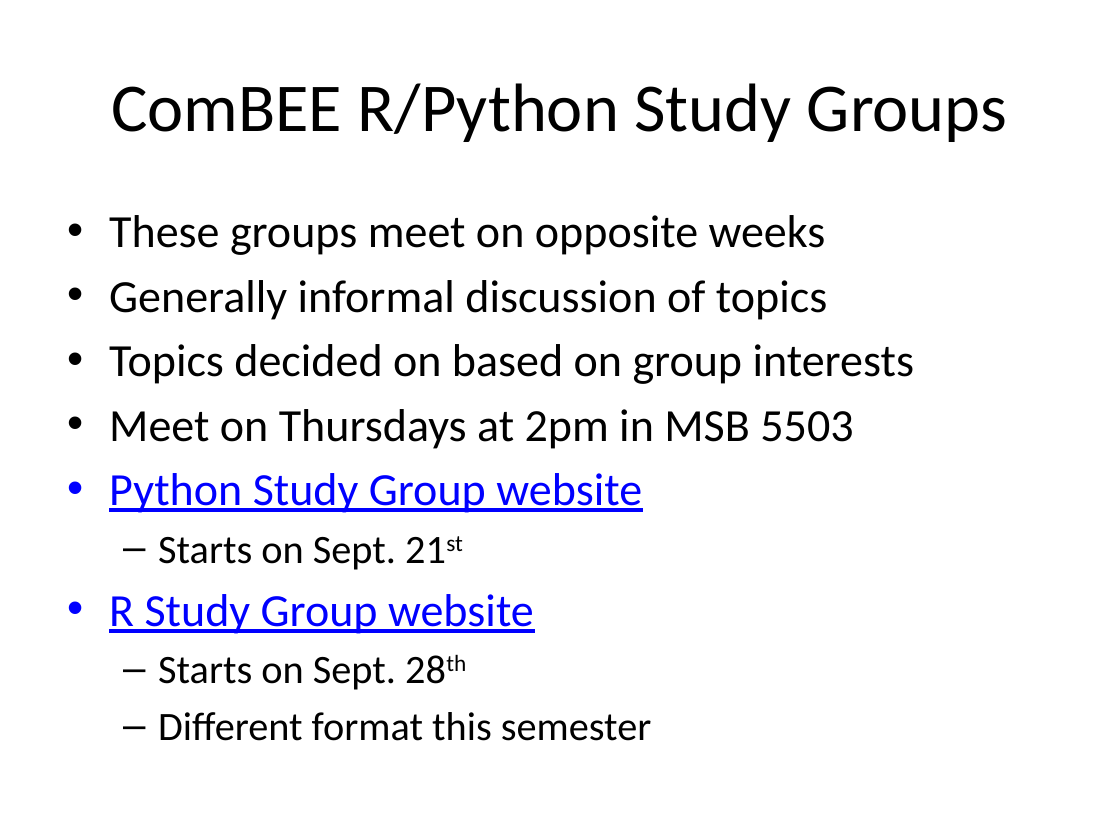
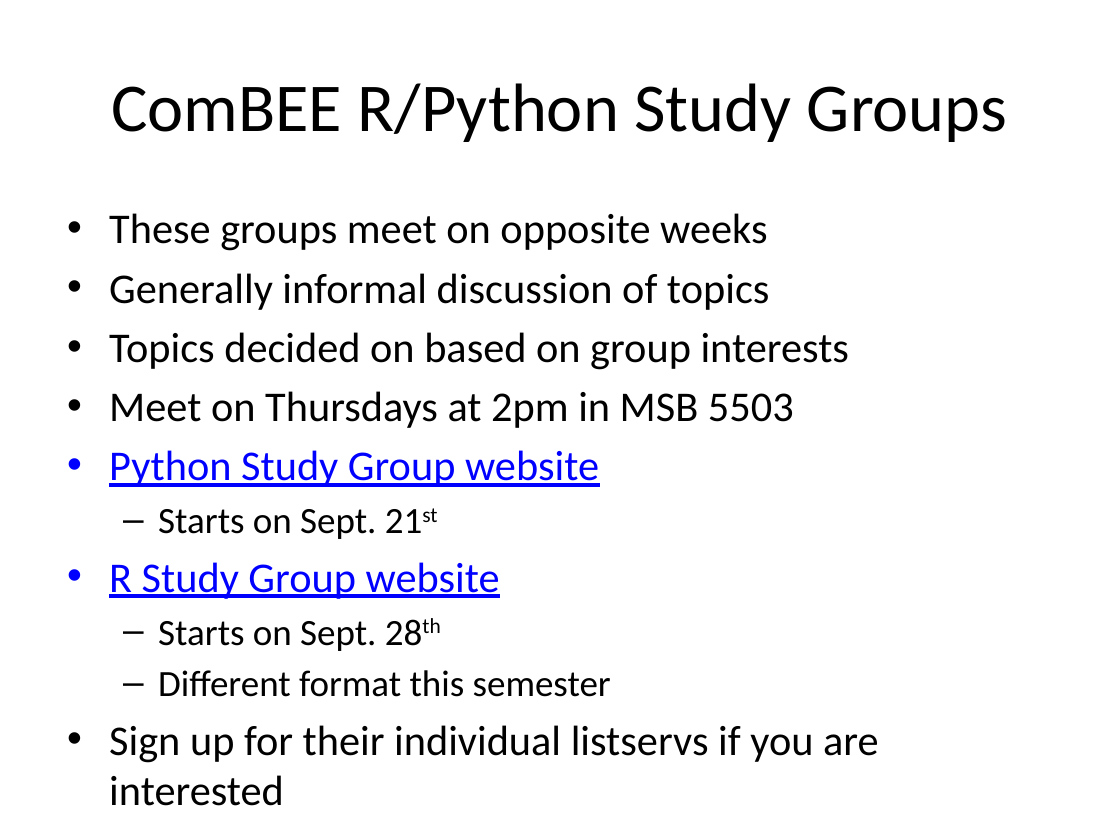
Before and after one commit to ComBEE-UW-Madison/presentations, a slide deck: slide 4 of info/20170830-MDTPorientation.pptx. Drawn at 1120x840 pixels with LibreOffice and Linux fonts; fonts in the diff are those of the drawing. Boxes give left, top, right and bottom in pixels: in the first picture for what was removed or moved away, otherwise in the second. Text is boxed around its words. In the diff, an @@ line names an element or a change of style, - is before the commit and + after.

Commit message:
Updated based on feedback from Elizabeth

```diff
--- a/info/20170830-MDTPorientation.pptx
+++ b/info/20170830-MDTPorientation.pptx
@@ text at (109, 213, 849, 697): size 29.6 to 27.2 pt in "These groups meet on opposite weeks", "Generally informal discussion of topics", "Topics decided on based on group interests", "Meet on Thursdays at 2pm in MSB ..." and 2 more places; size 25.9 to 23.8 pt in "Starts on Sept. 21st", "Starts on Sept. 28th", "Different format this semester" @@
@@ text at (109, 725, 879, 763): paragraph added @@
+• Sign up for their individual listservs if you are interested
```
Also in this commit, not shown: 1 other slide changed, 1 slide added, 1 other file.
